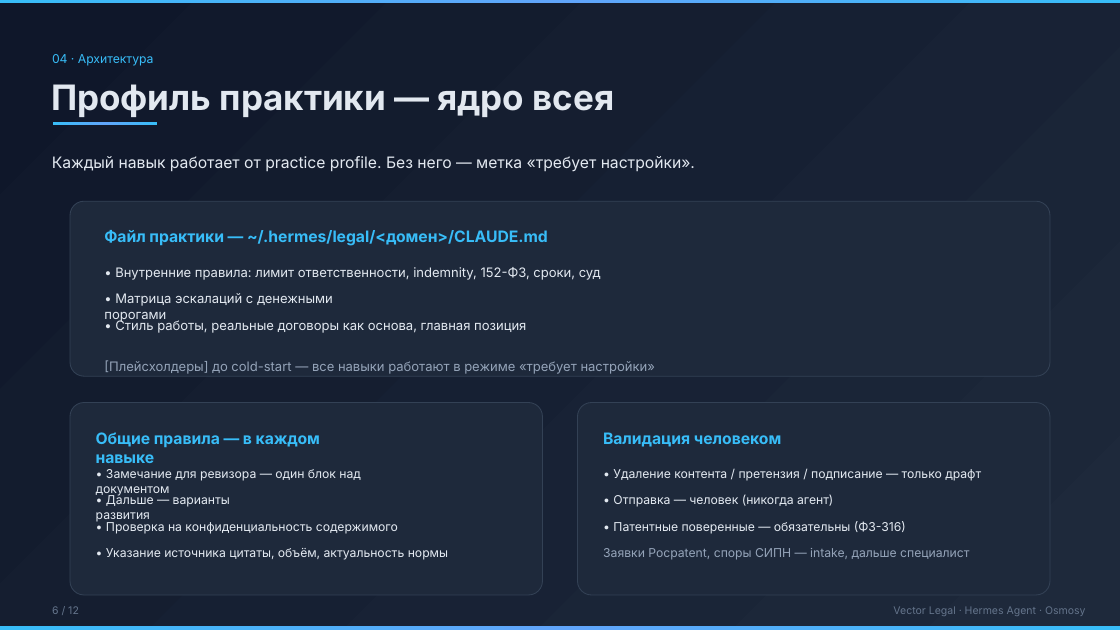
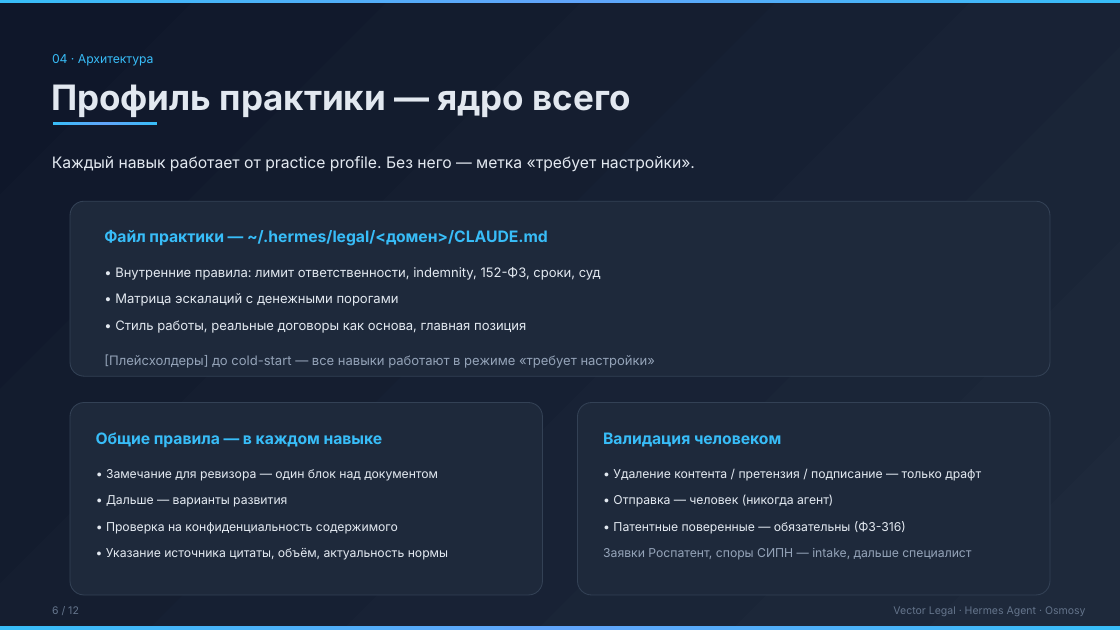
Before and after one commit to Osmosy/vector-legal, a slide deck: slide 6 of vector-legal-presentation.pptx. Drawn at 1120x630 pixels with LibreOffice and Linux fonts; fonts in the diff are those of the drawing. Boxes give left, top, right and bottom in pixels: in the first picture for what was removed or moved away, otherwise in the second. Text is boxed around its words. In the diff, an @@ line names an element or a change of style, - is before the commit and + after.

```diff
--- a/vector-legal-presentation.pptx
+++ b/vector-legal-presentation.pptx
@@ text at [51, 84, 631, 117]: text changed @@
-Профиль практики — ядро всея
+Профиль практики — ядро всего
@@ text "• Матрица эскалаций с денежными ..." rewrapped from [104, 293, 333, 323] to [115, 293, 399, 306] @@
@@ text "[Плейсхолдеры] до cold-start — все ...": place and size @@
-text "[Плейсхолдеры] до cold-start — все ..." at [104, 360, 655, 374]
+text "[Плейсхолдеры] до cold-start — все ..." at [104, 354, 655, 368]
@@ text "Общие правила — в каждом ..." rewrapped from [96, 432, 320, 463] to [96, 432, 383, 447] @@
@@ text "• Замечание для ревизора — ..." rewrapped from [96, 469, 360, 497] to [106, 469, 438, 481] @@
@@ text "• Дальше — варианты развития" rewrapped from [96, 494, 230, 523] to [106, 495, 287, 507] @@
@@ text at [603, 548, 971, 560]: text changed @@
-Заявки Росpatent, споры СИПН — intake, дальше специалист
+Заявки Роспатент, споры СИПН — intake, дальше специалист
```
Also in this commit, not shown: 11 other slides changed.
